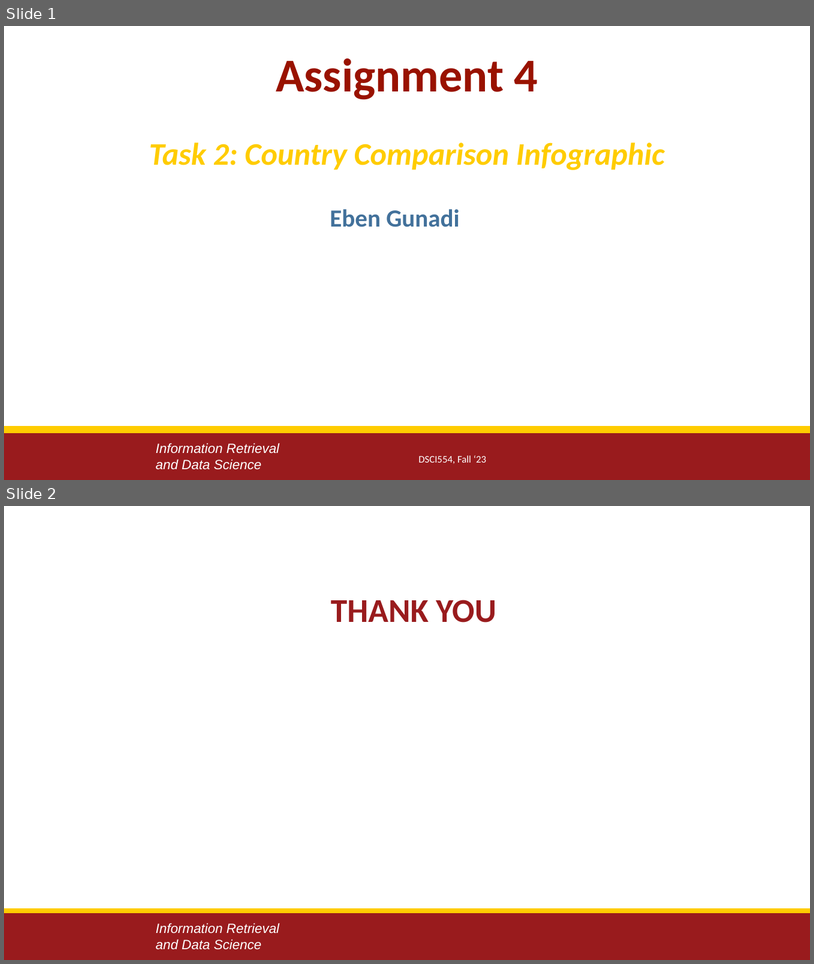
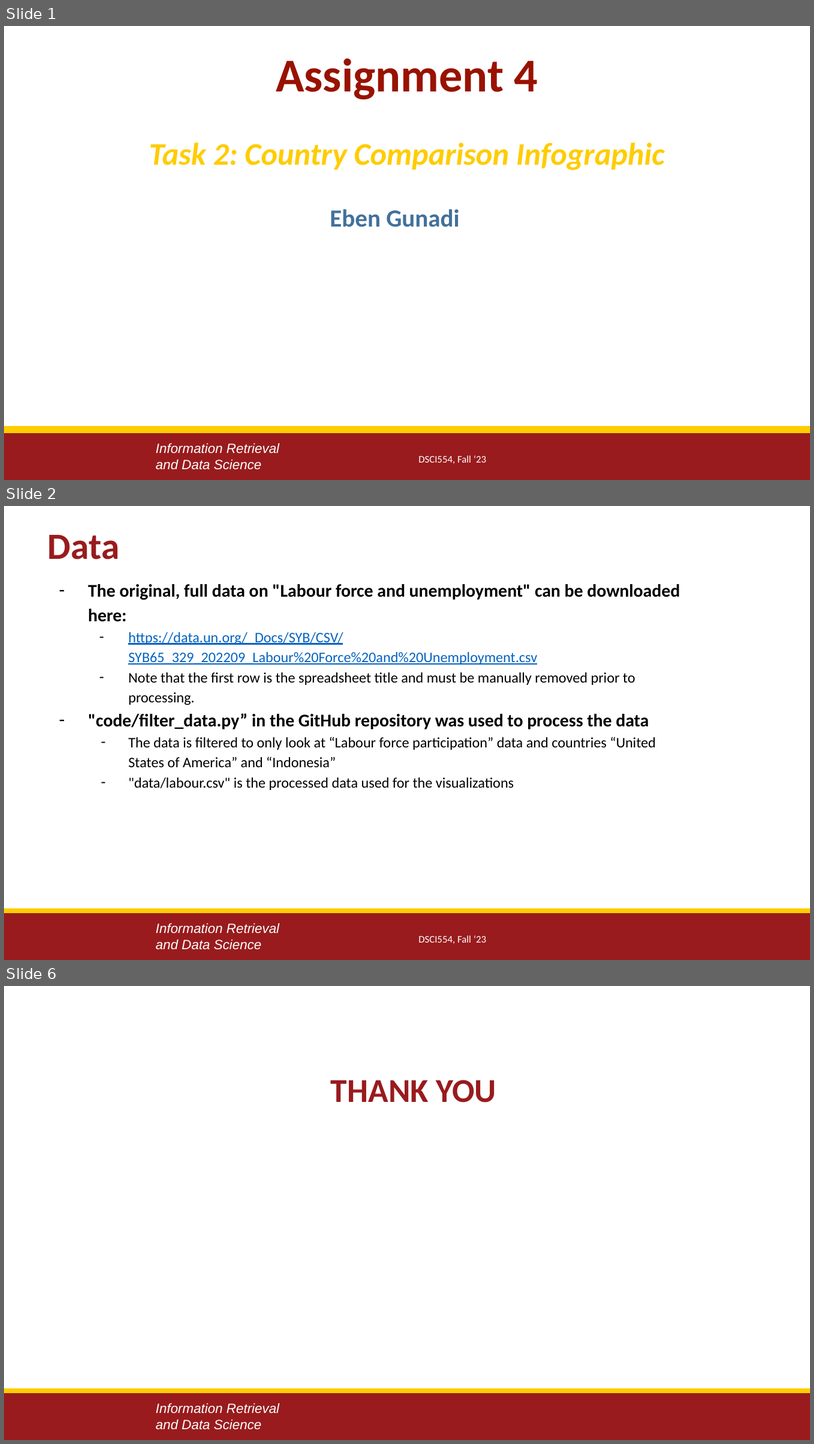
Before and after one commit to egunadi/dsci554-a4, a slide deck: EbenGunadi_Assignment4_Task2.pptx. Shown one above the other, each under a label of ours: slides 1 and 2 before the commit, slides 1, 2 and 6 after it; the slides between them are not shown. The pictures are 814x964 and 814x1444 pixels, drawn with LibreOffice and Linux fonts; fonts in the diff are those of the drawing; background and template pictures are left out. Boxes give left, top, right and bottom in pixels: in the first picture for what was removed or moved away, otherwise in the second. Text is boxed around its words. In the diff, an @@ line names an element or a change of style, - is before the commit and + after.

```diff
--- a/EbenGunadi_Assignment4_Task2.pptx
+++ b/EbenGunadi_Assignment4_Task2.pptx
@@ slide 2 added at box(4, 506, 810, 960), background #FFFFFF; not listed: 3 template elements that a slide beside it also shows @@
@@ text added at box(48, 535, 120, 559), 33 pt, text #991B1D, bold @@
+Data
@@ text added at box(88, 584, 680, 790), 13 pt, text #000000 @@
+– The original, full data on "Labour force and unemployment" can be downloaded here:
+  – https://data.un.org/_Docs/SYB/CSV/SYB65_329_202209_Labour%20Force%20and%20Unemployment.csv
+  – Note that the first row is the spreadsheet title and must be manually removed prior to processing.
+– "code/filter_data.py” in the GitHub repository was used to process the data
+  – The data is filtered to only look at “Labour force participation” data and countries “United States of America” and “Indonesia”
+  – "data/labour.csv" is the processed data used for the visualizations
@@ text added at box(419, 935, 486, 943), 9 pt, text #FFFFFF @@
+DSCI554, Fall ‘23
@@ what was slide 2 is now slide 6 @@
```
Also in this commit, not shown: 3 other slides added, 4 other files.
